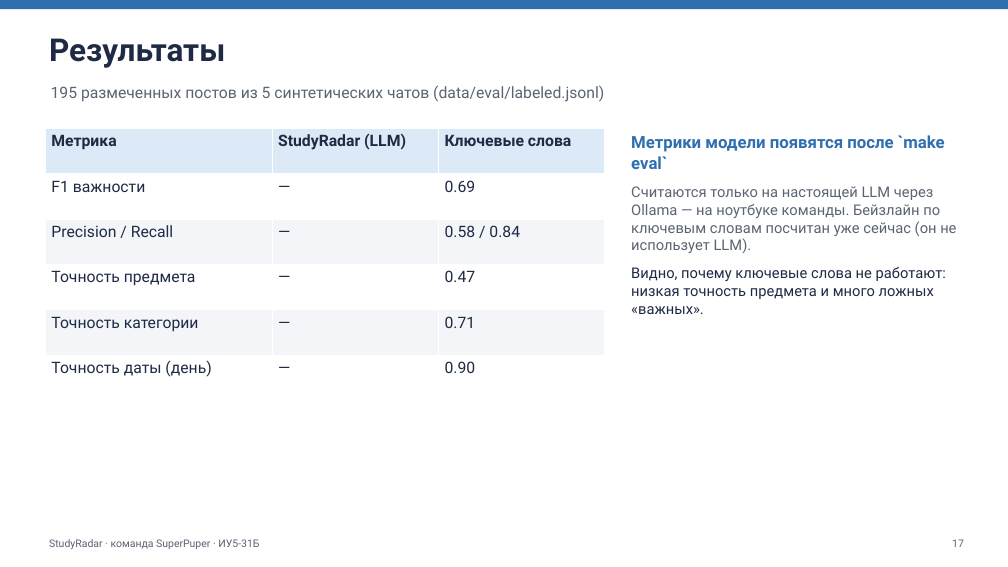
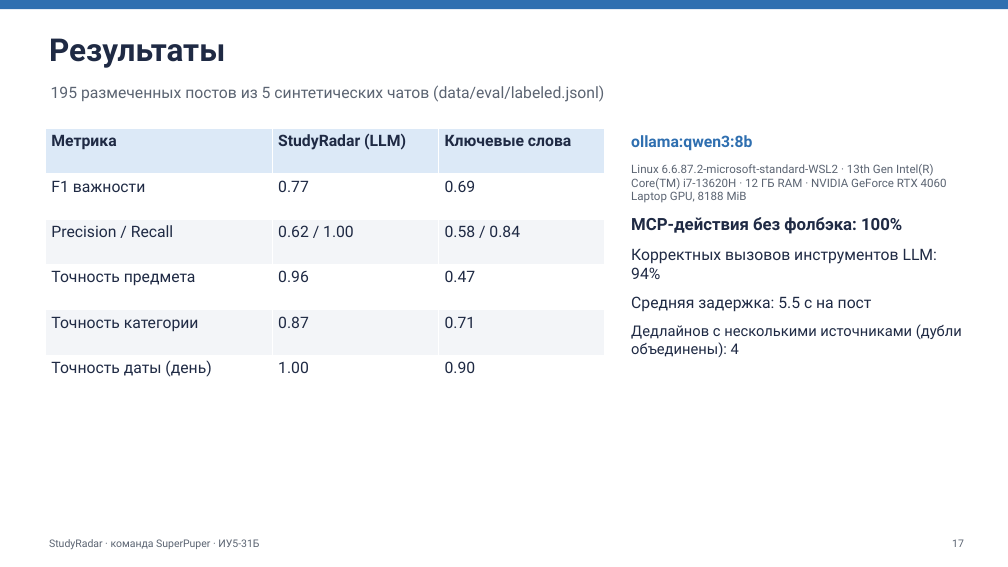
Before and after one commit to winlast/TG_Agent_champ, a slide deck: slide 17 of docs/StudyRadar_presentation.pptx. Drawn at 1008x567 pixels with LibreOffice and Linux fonts; fonts in the diff are those of the drawing. Boxes give left, top, right and bottom in pixels: in the first picture for what was removed or moved away, otherwise in the second. Text is boxed around its words. In the diff, an @@ line names an element or a change of style, - is before the commit and + after.

Commit message:
Прогон qwen3:8b на GPU: скриншоты, метрики, состав команды

```diff
--- a/docs/StudyRadar_presentation.pptx
+++ b/docs/StudyRadar_presentation.pptx
@@ table at box(45, 129, 605, 401) @@
-row 2, column 2: —
+row 2, column 2: 0.77
-row 3, column 2: —
+row 3, column 2: 0.62 / 1.00
-row 4, column 2: —
+row 4, column 2: 0.96
-row 5, column 2: —
+row 5, column 2: 0.87
-row 6, column 2: —
+row 6, column 2: 1.00
@@ text at box(631, 135, 962, 357): text changed; size 14 to 11 pt; text colour #5B6472 to #1F2A44 @@
-Метрики модели появятся после `make eval`
-Считаются только на настоящей LLM через Ollama — на ноутбуке команды. Бейзлайн по ключевым словам посчитан уже сейчас (он не использует LLM).
-Видно, почему ключевые слова не работают: низкая точность предмета и много ложных «важных».
+ollama:qwen3:8b
+Linux 6.6.87.2-microsoft-standard-WSL2 · 13th Gen Intel(R) Core(TM) i7-13620H · 12 ГБ RAM · NVIDIA GeForce RTX 4060 Laptop GPU, 8188 MiB
+MCP-действия без фолбэка: 100%
+Корректных вызовов инструментов LLM: 94%
+Средняя задержка: 5.5 с на пост
+Дедлайнов с несколькими источниками (дубли объединены): 4
```
Also in this commit, not shown: 8 other slides changed, 12 other files.
